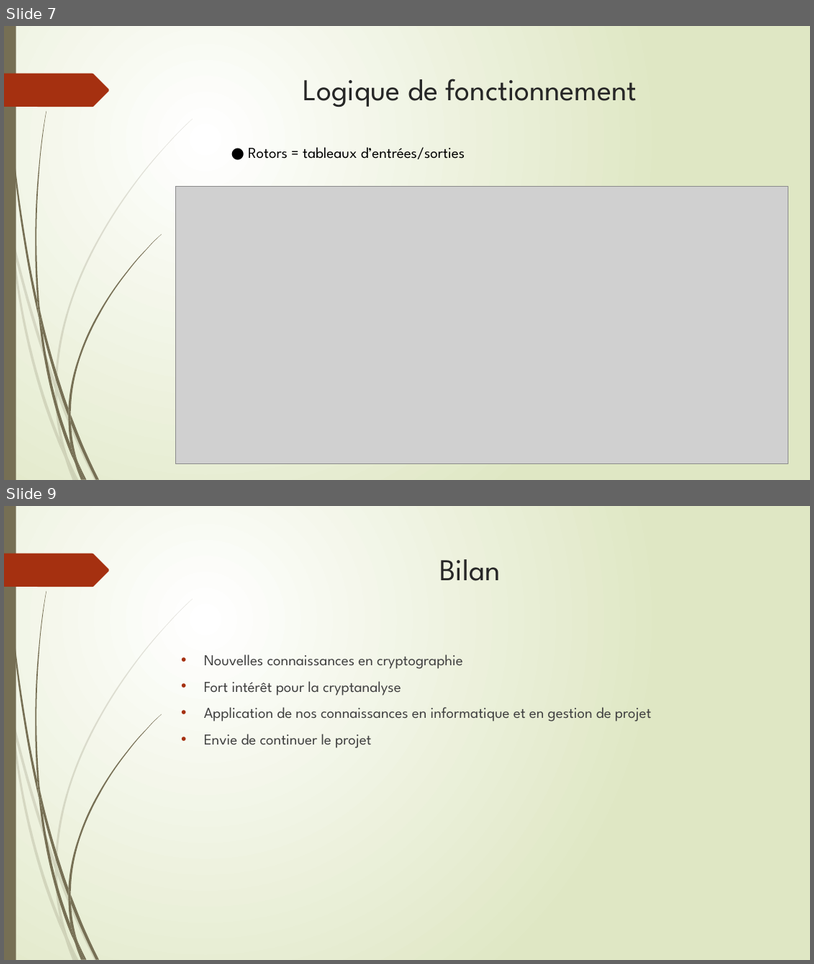
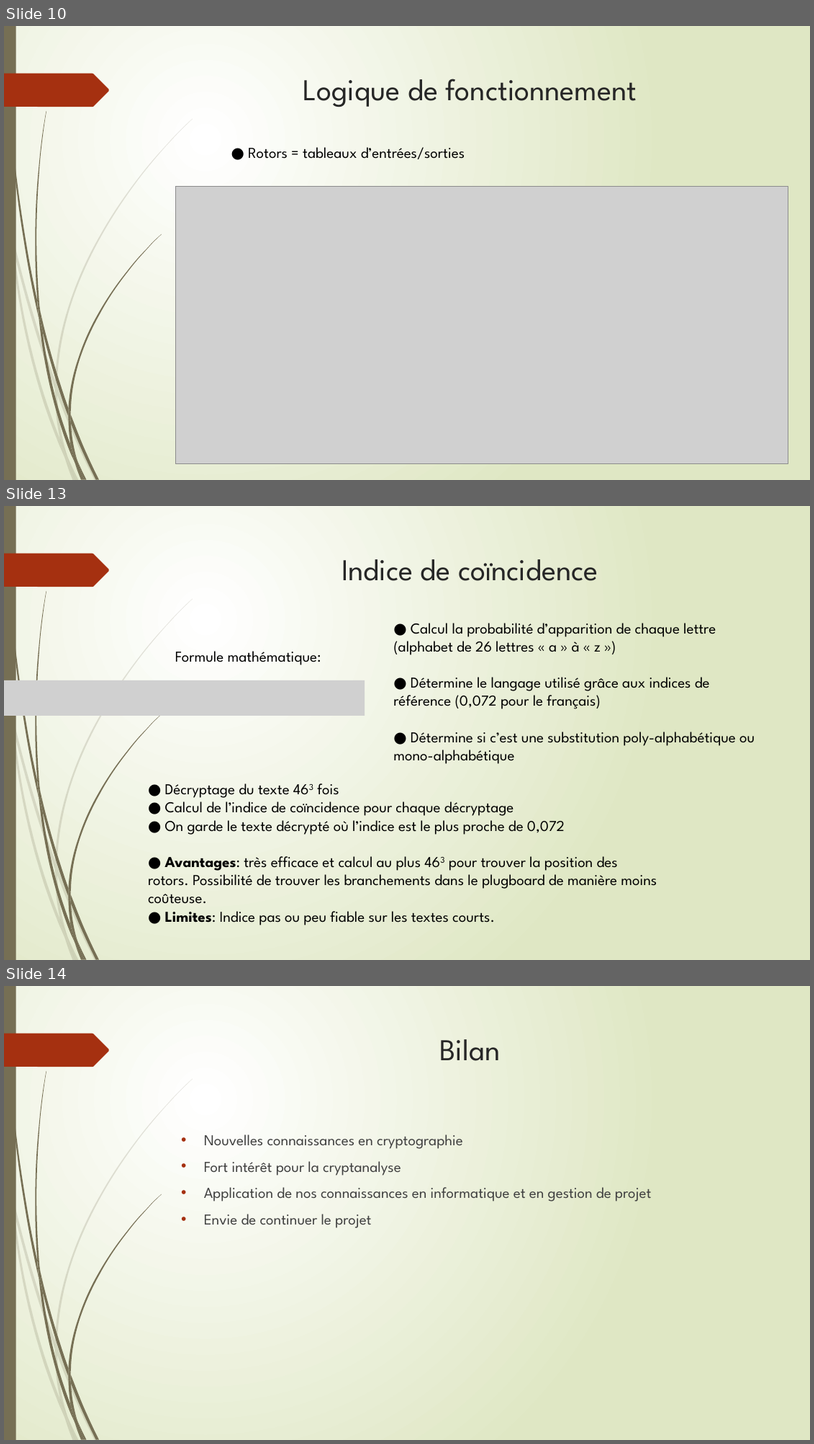
Before and after one commit to Marianna-dl/EnigmaProject, a slide deck: Rapport/Projet Enigma.pptx. Shown one above the other, each under a label of ours: slides 7 and 9 before the commit, slides 10, 13 and 14 after it; the slides between them are not shown. The pictures are 814x964 and 814x1444 pixels, drawn with LibreOffice and Linux fonts; fonts in the diff are those of the drawing; grey boxes stand for pictures. Boxes give left, top, right and bottom in pixels: in the first picture for what was removed or moved away, otherwise in the second. Text is boxed around its words. In the diff, an @@ line names an element or a change of style, - is before the commit and + after.

```diff
--- a/Rapport/Projet Enigma.pptx
+++ b/Rapport/Projet Enigma.pptx
@@ slide 13 added at (4,506,810,960), background gradient #FFFFFF to #DFE8C4; not listed: 24 template elements that a slide beside it also shows @@
@@ title added at (342,559,598,581), 36 pt, text #262626 @@
+Indice de coïncidence
@@ text added at (394,623,755,764), 18 pt, text #000000 @@
+● Calcul la probabilité d’apparition de chaque lettre (alphabet de 26 lettres « a » à « z »)
+● Détermine le langage utilisé grâce aux indices de référence (0,072 pour le français)
+● Détermine si c’est une substitution poly-alphabétique ou mono-alphabétique
@@ text added at (175,651,322,665), 18 pt, text #000000 @@
+Formule mathématique:
@@ picture added at (4,680,365,716) @@
@@ text added at (148,783,657,925), 18 pt, text #000000 @@
+● Décryptage du texte 463 fois
+● Calcul de l’indice de coïncidence pour chaque décryptage
+● On garde le texte décrypté où l’indice est le plus proche de 0,072
+● Avantages: très efficace et calcul au plus 463 pour trouver la position des rotors. Possibilité de trouver les branchements dans le plugboard de manière moins coûteuse.
+● Limites: Indice pas ou peu fiable sur les textes courts.
@@ what was slide 7 is now slide 10 @@
@@ what was slide 9 is now slide 14 @@
```
Also in this commit, not shown: 1 slide changed, 4 other slides added, 2 other files.
